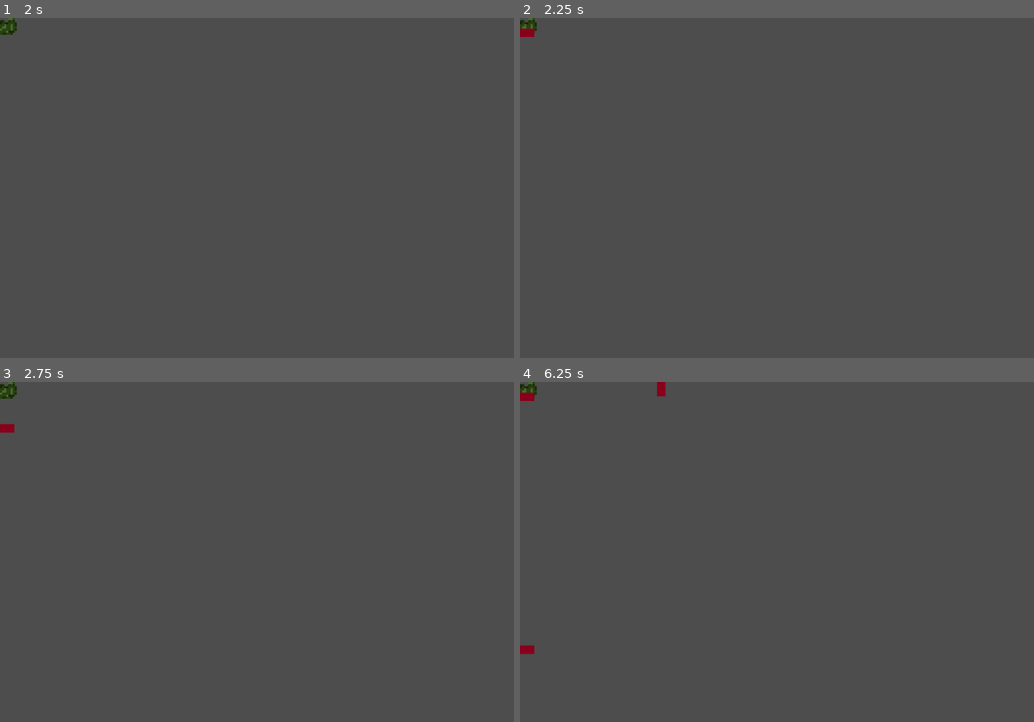
Above: before the commit, frames 1-4 (two rows, left to right).
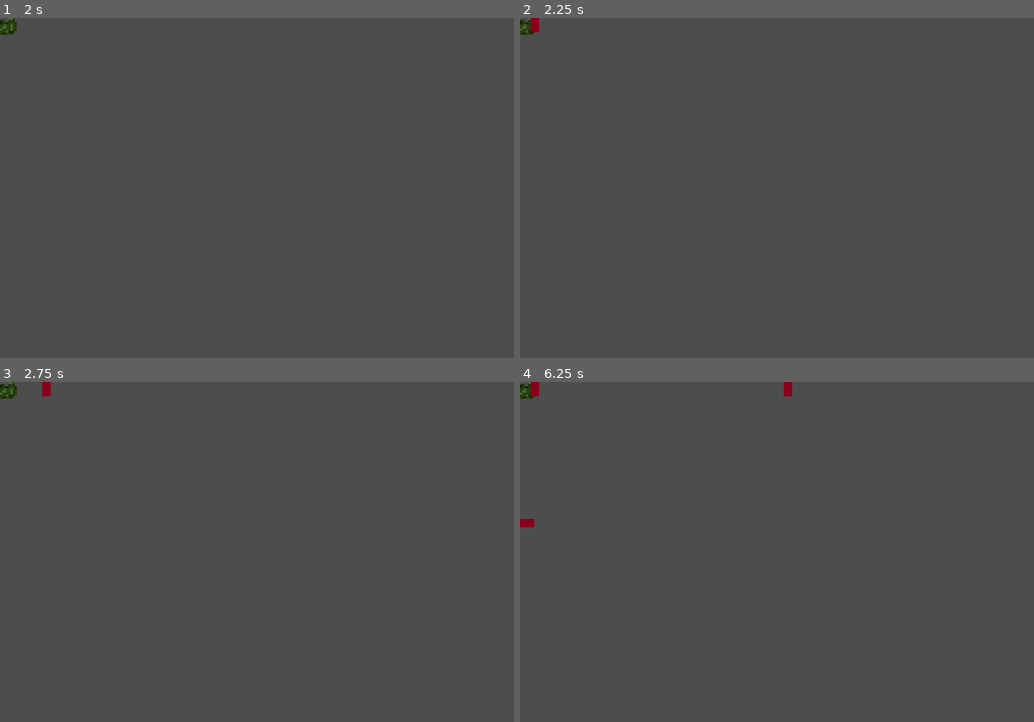
Above: after the commit, the same moments.

Repository: Lila-Kuhlt/Close-Encounters-of-the-Jeff-Kind
Game: Godot game, scene res://scenes/aliens/FixedAlien.tscn
Same seed, same stepped clock (60 frames per second), same inputs: the game is played once before the commit and once after it. This scene is started directly instead of the project's main scene.
Inputs:
- Up to frame 1 (2 s): tap Enter at 0.5 s; hold D (right) 0.53-1.28 s; tap Space at 1.25 s; hold S (down) from 1.28 s (still down)
- Up to frame 2 (2.25 s): tap Enter at 2 s; release S (down) at 2.03 s; hold D (right) from 2.03 s (still down)
- Up to frame 3 (2.75 s): keep holding D (right)
- Up to frame 4 (6.25 s): release D (right) at 2.78 s; hold W (up) 2.78-3.53 s; hold A (left) 3.53-5.03 s; hold S (down) 5.03-5.78 s; hold D (right) from 5.78 s (still down)

Frame 1 is identical in both runs. In frame 2, 0.1% of the frame differs, in the area x 0-4%, y 0-6%; in frame 3, 0.2%; in frame 4, 0.4%, in the area x 0-53%, y 0-81%.

Commit message:
Implement homing bullets
Random improvements

Diff:
--- a/godot/scenes/aliens/FatAlien.gd
+++ b/godot/scenes/aliens/FatAlien.gd
@@ -23,7 +23,7 @@
 
 func _on_timer_timeout():
 	var bullet = Bullet.instantiate()
-	bullet.direction = Vector2(sin(x), cos(x))
+	bullet.direction = Vector2.from_angle(x)
 	bullet.rotate(atan2(bullet.direction.y, bullet.direction.x) - PI/2)
 	bullet.position = position
 	x += 0.5
--- a/godot/scenes/aliens/FixedAlien.gd
+++ b/godot/scenes/aliens/FixedAlien.gd
@@ -7,8 +7,8 @@
 func _on_timer_timeout():
 	var bullet = Bullet.instantiate()
 	var bullet2 = Bullet.instantiate()
-	bullet.direction = Vector2(sin(x), cos(x))
-	bullet2.direction = Vector2(-sin(x), -cos(x))
+	bullet.direction = Vector2.from_angle(x)
+	bullet2.direction = -Vector2.from_angle(x)
 	bullet.rotate(atan2(bullet.direction.y, bullet.direction.x) - PI/2)
 	bullet2.rotate(atan2(bullet.direction.y, bullet.direction.x) - PI/2)
 	bullet.position = position
--- a/godot/scenes/bullets/Bullet.gd
+++ b/godot/scenes/bullets/Bullet.gd
@@ -4,7 +4,7 @@
 
 var direction: Vector2
 
-func _physics_process(delta: float) -> void:
+func _physics_process(_delta: float) -> void:
 	velocity = direction * SPEED
 	move_and_slide()
 
@@ -13,6 +13,6 @@
 	body.hit_player(direction)
 	queue_free()
 
-func _on_building_collision(body):
+func _on_building_collision(_body):
 	# despawn
 	queue_free()
--- a/godot/scenes/bullets/Bullet.tscn
+++ b/godot/scenes/bullets/Bullet.tscn
@@ -1,23 +1,30 @@
-[gd_scene load_steps=2 format=3 uid="uid://b0pfot8ar77fj"]
+[gd_scene load_steps=4 format=3 uid="uid://b0pfot8ar77fj"]
 
 [ext_resource type="Script" path="res://scenes/bullets/Bullet.gd" id="1_t4j4e"]
+[ext_resource type="Texture2D" uid="uid://b88pju7qnrusy" path="res://assets/small-bullet.png" id="2_h52pw"]
+
+[sub_resource type="CircleShape2D" id="CircleShape2D_lbh06"]
+radius = 2.0
 
 [node name="Bullet" type="CharacterBody2D"]
 script = ExtResource("1_t4j4e")
 
 [node name="Sprite2D" type="Sprite2D" parent="."]
+texture = ExtResource("2_h52pw")
 
 [node name="PlayerHit" type="Area2D" parent="."]
 collision_layer = 0
 collision_mask = 4
 
 [node name="CollisionShape2D" type="CollisionShape2D" parent="PlayerHit"]
+shape = SubResource("CircleShape2D_lbh06")
 
 [node name="BuildingCollision" type="Area2D" parent="."]
 collision_layer = 0
 collision_mask = 8
 
 [node name="CollisionShape2D" type="CollisionShape2D" parent="BuildingCollision"]
+shape = SubResource("CircleShape2D_lbh06")
 
 [connection signal="body_entered" from="PlayerHit" to="." method="_on_player_hit"]
 [connection signal="body_entered" from="BuildingCollision" to="." method="_on_building_collision"]
--- /dev/null
+++ b/godot/scenes/bullets/HomingBullet.gd
@@ -0,0 +1,8 @@
+extends "res://scenes/bullets/Bullet.gd"
+
+const HOMING_FACTOR := 0.01
+
+func _physics_process(delta):
+	var player_direction = position.direction_to(get_parent().get_node("Jeff").position)
+	direction = lerp(direction, player_direction, HOMING_FACTOR)
+	super._physics_process(delta)
--- /dev/null
+++ b/godot/scenes/bullets/HomingBullet.tscn
@@ -0,0 +1,8 @@
+[gd_scene load_steps=3 format=3 uid="uid://i0ulxtay483o"]
+
+[ext_resource type="PackedScene" uid="uid://b0pfot8ar77fj" path="res://scenes/bullets/Bullet.tscn" id="1_bery2"]
+[ext_resource type="Script" path="res://scenes/bullets/HomingBullet.gd" id="2_cnx2s"]
+
+[node name="HomingBullet" instance=ExtResource("1_bery2")]
+script = ExtResource("2_cnx2s")
+SPEED = 50.0
--- a/godot/scenes/bullets/PointBullet.tscn
+++ b/godot/scenes/bullets/PointBullet.tscn
@@ -1,18 +1,5 @@
-[gd_scene load_steps=4 format=3 uid="uid://bujiv5avewejc"]
+[gd_scene load_steps=2 format=3 uid="uid://bujiv5avewejc"]
 
 [ext_resource type="PackedScene" uid="uid://b0pfot8ar77fj" path="res://scenes/bullets/Bullet.tscn" id="1_n6yom"]
-[ext_resource type="Texture2D" uid="uid://b88pju7qnrusy" path="res://assets/small-bullet.png" id="2_tgpf0"]
-
-[sub_resource type="CircleShape2D" id="CircleShape2D_3obra"]
-radius = 2.0
 
 [node name="PointBullet" instance=ExtResource("1_n6yom")]
-
-[node name="Sprite2D" parent="." index="0"]
-texture = ExtResource("2_tgpf0")
-
-[node name="CollisionShape2D" parent="PlayerHit" index="0"]
-shape = SubResource("CircleShape2D_3obra")
-
-[node name="CollisionShape2D" parent="BuildingCollision" index="0"]
-shape = SubResource("CircleShape2D_3obra")
Not shown: 1 places in godot/scenes/Destination.tscn that only renumber resources
Not shown: 1 places in godot/scenes/Package.tscn that only renumber resources
